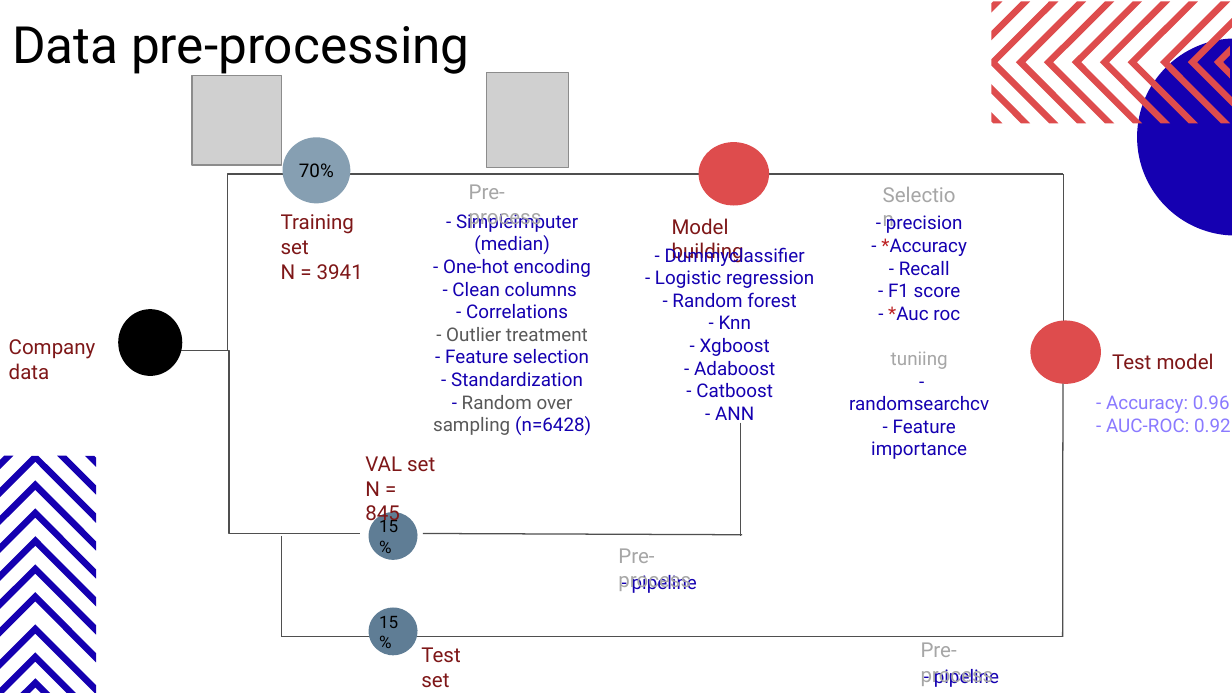
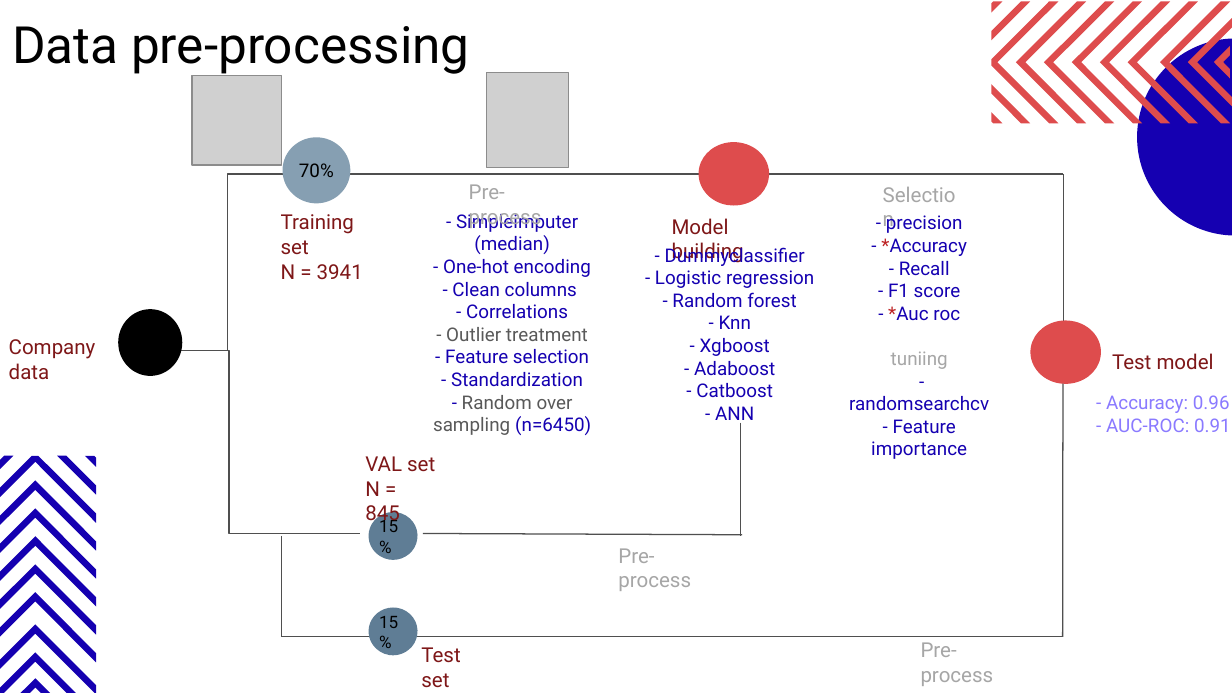
Before and after one commit to McGill-MMA-EnterpriseAnalytics/Churn-Analysis, a slide deck: slide 15 of presentation/FINAL - Churn Analysis.pptx. Drawn at 1232x693 pixels with LibreOffice and Linux fonts; fonts in the diff are those of the drawing; grey boxes stand for pictures. Boxes give left, top, right and bottom in pixels: in the first picture for what was removed or moved away, otherwise in the second. Text is boxed around its words. In the diff, an @@ line names an element or a change of style, - is before the commit and + after.

```diff
--- a/presentation/FINAL - Churn Analysis.pptx
+++ b/presentation/FINAL - Churn Analysis.pptx
@@ text at (x1=433, y1=395, x2=591, y2=435): text changed @@
-- Random over sampling (n=6428)
+- Random over sampling (n=6450)
@@ text at (x1=1106, y1=418, x2=1231, y2=432): text changed @@
-- AUC-ROC: 0.92
+- AUC-ROC: 0.91
@@ text removed at (x1=632, y1=575, x2=697, y2=593) @@
-- pipeline
@@ text removed at (x1=934, y1=669, x2=999, y2=687) @@
-- pipeline
```
Also in this commit, not shown: 11 other files.
